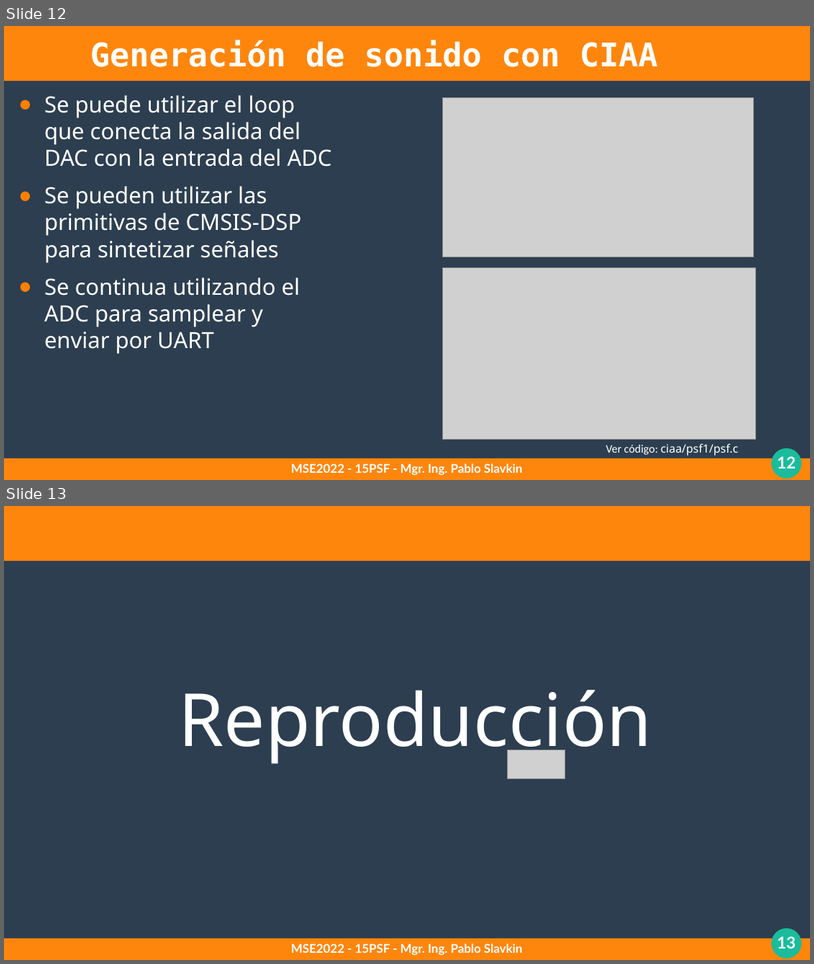
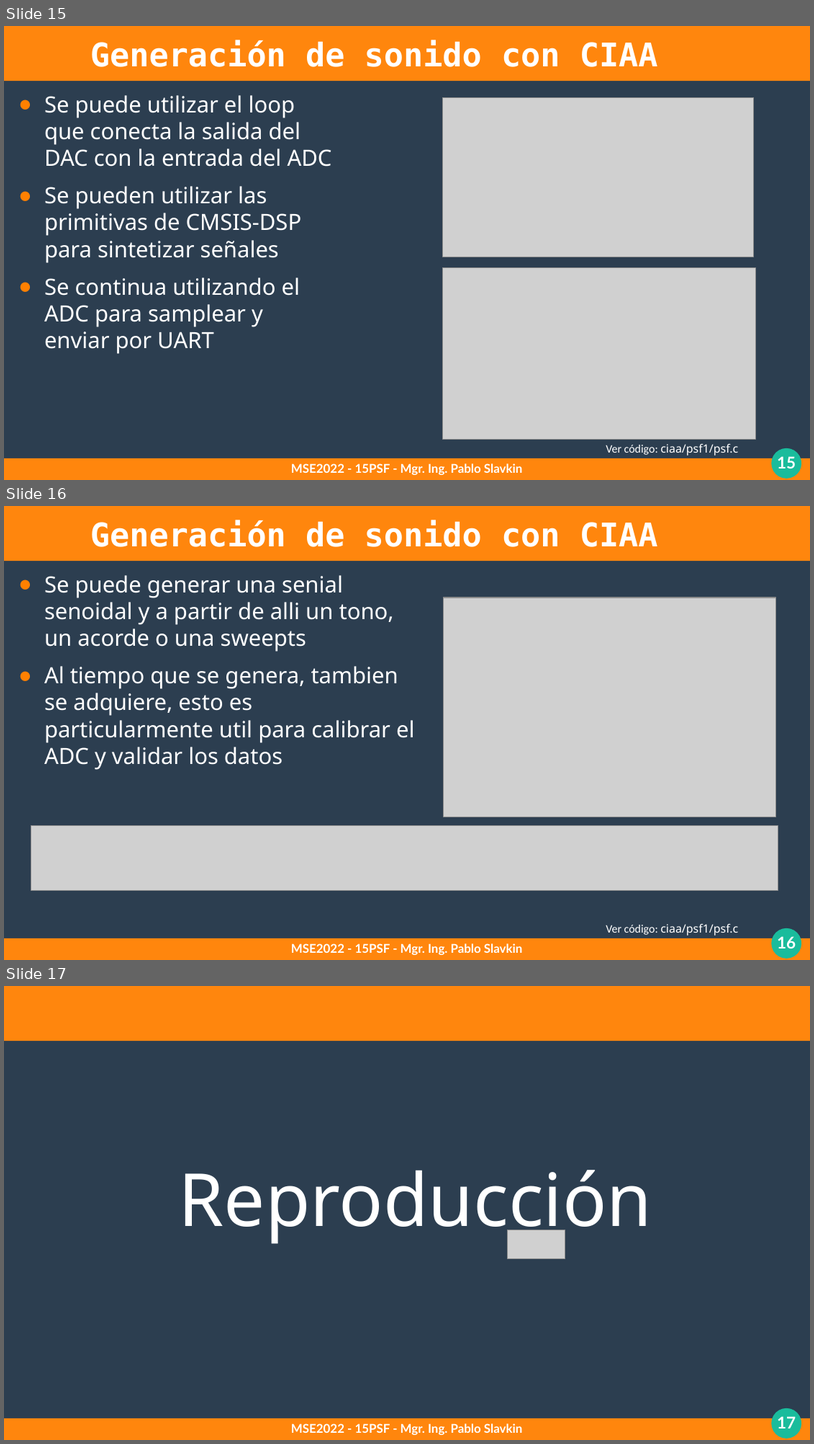
Before and after one commit to pslavkin/psf_2022, a slide deck: clases/2_clase/2_clase.odp. Shown one above the other, each under a label of ours: slides 12 and 13 before the commit, slides 15, 16 and 17 after it. The pictures are 814x964 and 814x1444 pixels, drawn with LibreOffice and Linux fonts; fonts in the diff are those of the drawing; grey boxes stand for pictures. Boxes give left, top, right and bottom in pixels: in the first picture for what was removed or moved away, otherwise in the second. Text is boxed around its words. In the diff, an @@ line names an element or a change of style, - is before the commit and + after.

```diff
--- a/clases/2_clase/2_clase.odp
+++ b/clases/2_clase/2_clase.odp
@@ slide 16 added at (4,506,810,960), background #2C3E50; not listed: 4 template elements that a slide beside it also shows @@
@@ title added at (90,520,658,547), 32 pt, text #FFFFFF, bold @@
+Generación de sonido con CIAA
@@ text added at (44,575,414,770), 22 pt, text #FFFFFF @@
+● Se puede generar una senial senoidal y a partir de alli un tono, un acorde o una sweepts
+● Al tiempo que se genera, tambien se adquiere, esto es particularmente util para calibrar el ADC y validar los datos
@@ picture added at (444,597,776,817) @@
@@ picture added at (31,826,779,890) @@
@@ text added at (606,924,738,935), 11.2 pt, text #FFFFFF @@
+Ver código: ciaa/psf1/psf.c
@@ text added at (291,943,523,955), 12 pt, text #FFFFFF, bold @@
+MSE2022 - 15PSF - Mgr. Ing. Pablo Slavkin
@@ what was slide 12 is now slide 15 @@
@@ page number at (777,456,796,468): text changed @@
-12
+15
@@ what was slide 13 is now slide 17 @@
@@ page number at (777,1416,796,1428): text changed @@
-13
+17
```
Also in this commit, not shown: 7 slides changed, 3 other slides added, 18 other files.
